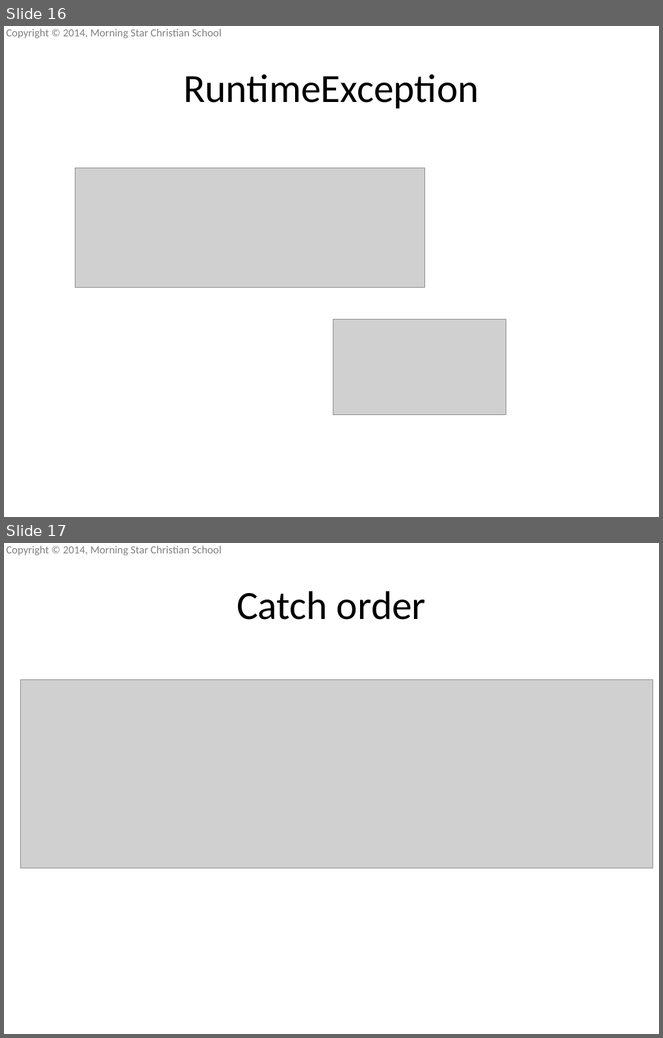
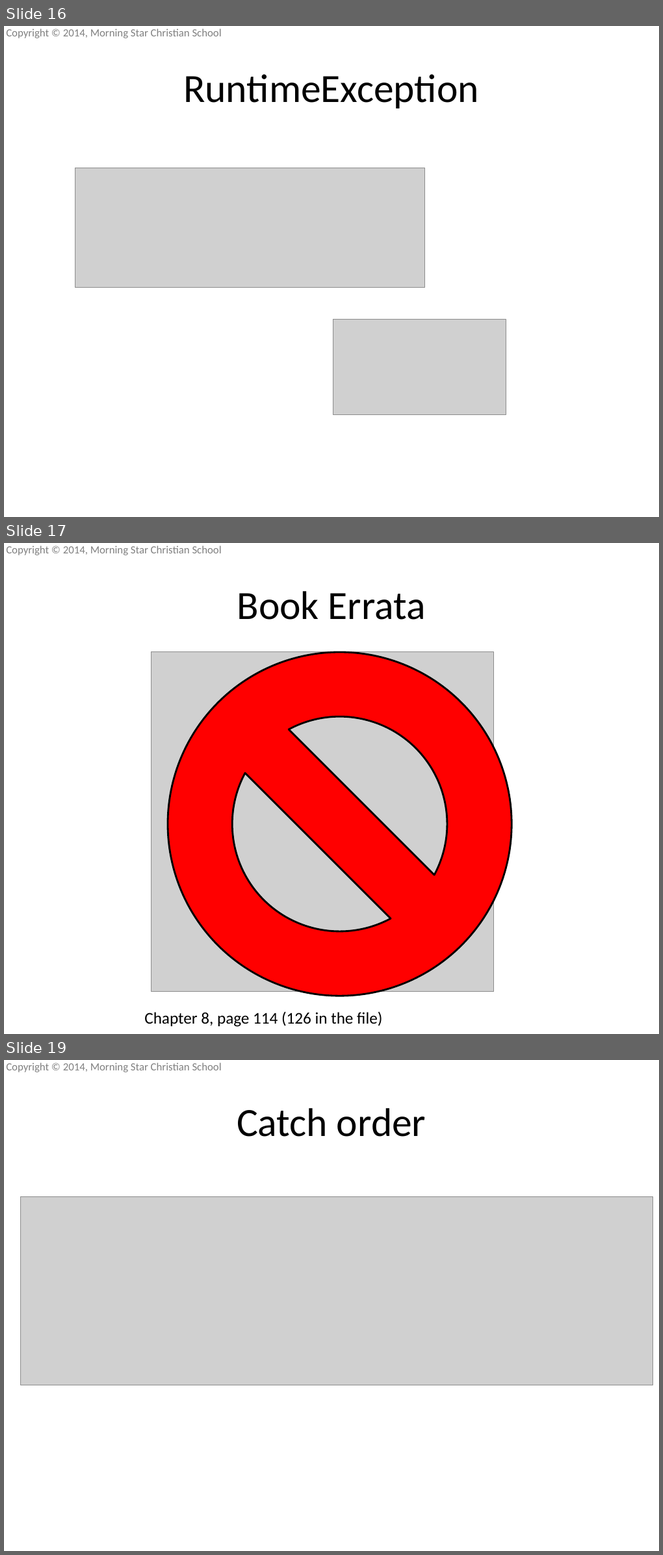
Before and after one commit to mscsbend/presentations, a slide deck: Lesson 4.pptx. Shown one above the other, each under a label of ours: slides 16 and 17 before the commit, slides 16, 17 and 19 after it; the slides between them are not shown. The pictures are 663x1038 and 663x1555 pixels, drawn with LibreOffice and Linux fonts; fonts in the diff are those of the drawing; grey boxes stand for pictures; background and template pictures are left out. Boxes give left, top, right and bottom in pixels: in the first picture for what was removed or moved away, otherwise in the second. Text is boxed around its words. In the diff, an @@ line names an element or a change of style, - is before the commit and + after.

Commit message:
Book errata and quiz for lesson 4

```diff
--- a/Lesson 4.pptx
+++ b/Lesson 4.pptx
@@ slide 17 added at (4,543,659,1034), background picture (left out); not listed: 1 template element that a slide beside it also shows @@
@@ title added at (237,591,426,620), 44 pt, text #000000 @@
+Book Errata
@@ picture added at (152,652,494,992) @@
@@ no-entry sign added at (168,652,512,997), fill #FF0000, outline #000000 2 pt @@
@@ text added at (144,1012,382,1027), 18 pt, text #000000 @@
+Chapter 8, page 114 (126 in the file)
@@ what was slide 17 is now slide 19 @@
```
Also in this commit, not shown: 1 slide changed, 1 other slide added, 1 other file.
